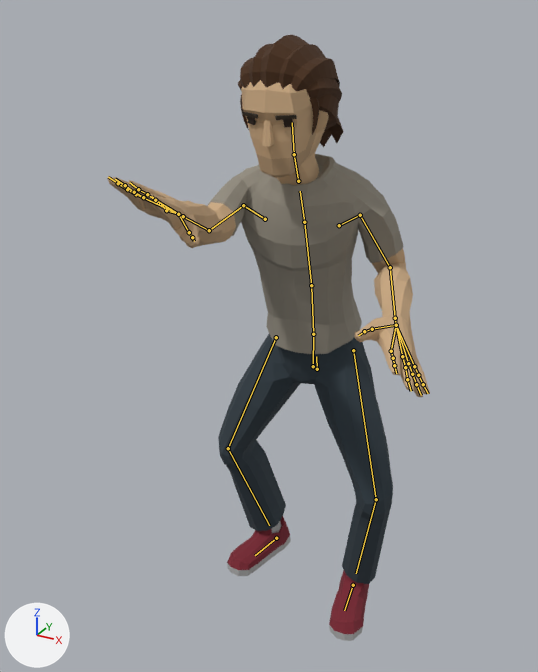
The glTF model app/src/main/assets/characters/Casual2.gltf as it was, and as the next commit left it.
Camera for both pictures: a camera (50 mm lens) standing at (0.867, -1.923, 1.795) and looking at (0.012, -0.368, 1.017). Every picture has the same lights, and +X, +Y and +Z are marked at lower left. The first picture is the older version. Both versions are drawn at frame 576 of the action 'Putt_Stand'; the numbers are the values there. The bones that change, and the others that lie on the model, are drawn over the model as lines.

Names of what the first picture shows: 'Casual2_Body', 'Casual2_Feet', 'Casual2_Head', 'Casual2_Legs'.
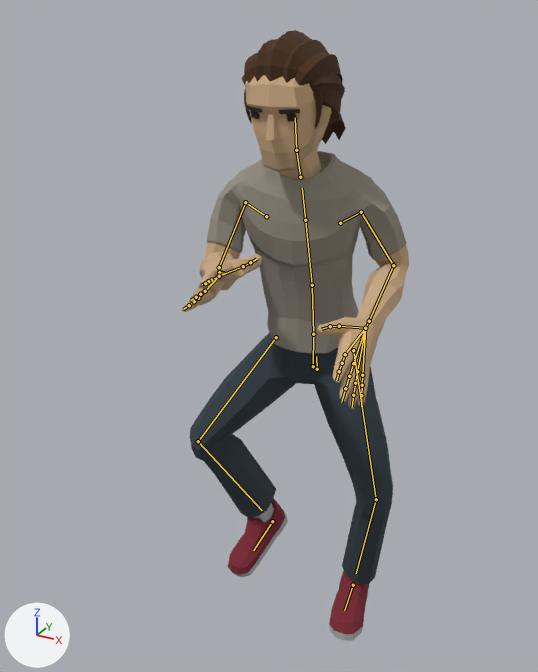
Pixel boxes [x1, y1, x2, y2] of what changed, in the pictures (538 x 672 px):
```json
{"object": "Casual2_Body", "change": "posed", "before": [107, 154, 430, 397], "after": [182, 151, 409, 409], "on screen": "30% narrower, 6% taller"}
{"object": "Casual2_Legs", "change": "posed", "before": [218, 334, 393, 584], "after": [190, 332, 393, 584], "on screen": "16% wider"}
{"object": "Casual2_Head", "change": "posed", "before": [238, 35, 343, 185], "after": [242, 30, 346, 180]}
{"object": "Casual2_Feet", "change": "posed", "before": [227, 516, 369, 641], "after": [228, 498, 369, 641], "on screen": "14% taller"}
{"bone": "Abdomen", "before": "(313, 334) to (311, 285)", "after": "(313, 334) to (312, 285)"}
{"bone": "Torso", "before": "(311, 285) to (304, 222)", "after": "(312, 285) to (305, 220)"}
{"bone": "Chest", "before": "(304, 222) to (300, 191)", "after": "(305, 220) to (302, 187)"}
{"bone": "Head", "before": "(294, 154) to (292, 122)", "after": "(296, 150) to (295, 117)"}
{"bone": "UpperArm.L", "before": "(360, 215) to (390, 267)", "after": "(361, 212) to (393, 265)"}
{"bone": "LowerArm.L", "before": "(390, 267) to (395, 318)", "after": "(393, 265) to (369, 321)"}
{"bone": "UpperArm.R", "before": "(243, 205) to (209, 230)", "after": "(245, 202) to (219, 267)"}
{"bone": "LowerArm.R", "before": "(209, 230) to (183, 216)", "after": "(219, 267) to (219, 275)"}
{"bone": "Wrist.R", "before": "(183, 216) to (178, 214)", "after": "(219, 275) to (219, 276)"}
{"bone": "UpperLeg.R", "before": "(276, 337) to (228, 448)", "after": "(276, 337) to (198, 441)"}
{"bone": "LowerLeg.R", "before": "(228, 448) to (269, 525)", "after": "(198, 441) to (262, 510)"}
{"bone": "Foot.R", "before": "(276, 538) to (255, 555)", "after": "(272, 521) to (253, 550)"}
```

The change, as JSON lines over the scene's bpy script:
```json
{"block": "bone_abdomen", "where": "bone_abdomen = bpy.data.objects['CharacterArmature'].pose.bones['Abdomen']  # child of 'Hips'"}
{"op": "set", "path": "bone_abdomen.rotation_quaternion", "old": "(0.999, 0.047, 0.01, -0.001)", "new": "(0.999, 0.039, 0.01, -0.001)", "note": "degrees (5, 1, 0) -> degrees (4, 1, 0)"}
{"block": "bone_torso", "where": "bone_torso = bpy.data.objects['CharacterArmature'].pose.bones['Torso']  # child of 'Abdomen'"}
{"op": "set", "path": "bone_torso.rotation_quaternion", "old": "(0.998, 0.063, 0.013, -0.004)", "new": "(0.999, 0.052, 0.013, -0.004)", "note": "degrees (7, 2, 0) -> degrees (6, 2, 0)"}
{"block": "bone_chest", "where": "bone_chest = bpy.data.objects['CharacterArmature'].pose.bones['Chest']  # child of 'Torso'"}
{"op": "set", "path": "bone_chest.rotation_quaternion", "old": "(0.999, 0.047, 0.01, -0.004)", "new": "(0.999, 0.039, 0.01, -0.004)", "note": "degrees (5, 1, 0) -> degrees (4, 1, 0)"}
{"block": "bone_head", "where": "bone_head = bpy.data.objects['CharacterArmature'].pose.bones['Head']  # child of 'Neck'"}
{"op": "set", "path": "bone_head.rotation_quaternion", "old": "(0.986, -0.158, -0.042, 0.013)", "new": "(0.989, -0.14, -0.042, 0.011)", "note": "degrees (-18, -4, 2) -> degrees (-16, -5, 2)"}
{"block": "bone_upperarm_l", "where": "bone_upperarm_l = bpy.data.objects['CharacterArmature'].pose.bones['UpperArm.L']  # child of 'Shoulder.L'"}
{"op": "set", "path": "bone_upperarm_l.rotation_quaternion", "old": "(0.835, -0.55, 0.0, -0.009)", "new": "(0.847, -0.531, 0.0, -0.004)", "note": "degrees (-67, -1, -1) -> degrees (-64, 0, 0)"}
{"block": "bone_lowerarm_l", "where": "bone_lowerarm_l = bpy.data.objects['CharacterArmature'].pose.bones['LowerArm.L']  # child of 'UpperArm.L'"}
{"op": "set", "path": "bone_lowerarm_l.rotation_quaternion", "old": "(0.715, 0.204, 0.0, -0.669)", "new": "(0.717, -0.026, 0.0, -0.696)", "note": "degrees (18, 16, -84) -> degrees (-2, -2, -88)"}
{"block": "bone_upperarm_r", "where": "bone_upperarm_r = bpy.data.objects['CharacterArmature'].pose.bones['UpperArm.R']  # child of 'Shoulder.R'"}
{"op": "set", "path": "bone_upperarm_r.rotation_quaternion", "old": "(0.74, 0.221, 0.0, 0.635)", "new": "(0.793, -0.419, 0.0, 0.442)", "note": "degrees (20, -16, 78) -> degrees (-46, 22, 49)"}
{"block": "bone_lowerarm_r", "where": "bone_lowerarm_r = bpy.data.objects['CharacterArmature'].pose.bones['LowerArm.R']  # child of 'UpperArm.R'"}
{"op": "set", "path": "bone_lowerarm_r.rotation_quaternion", "old": "(0.958, 0.285, 0.0, -0.027)", "new": "(0.759, 0.243, 0.0, 0.604)", "note": "degrees (33, 1, -3) -> degrees (23, -17, 74)"}
{"block": "bone_wrist_r", "where": "bone_wrist_r = bpy.data.objects['CharacterArmature'].pose.bones['Wrist.R']  # child of 'LowerArm.R'"}
{"op": "set", "path": "bone_wrist_r.rotation_quaternion", "old": "(1.0, -0.021, 0.0, 0.01)", "new": "(1.0, 0.015, 0.0, 0.016)", "note": "degrees (-2, 0, 1) -> degrees (2, 0, 2)"}
{"block": "bone_upperleg_r", "where": "bone_upperleg_r = bpy.data.objects['CharacterArmature'].pose.bones['UpperLeg.R']  # child of 'Body'"}
{"op": "set", "path": "bone_upperleg_r.rotation_quaternion", "old": "(0.982, -0.179, 0.0, -0.063)", "new": "(0.951, -0.271, 0.0, -0.147)", "note": "degrees (-21, -1, -7) -> degrees (-31, -5, -16)"}
{"block": "bone_lowerleg_r", "where": "bone_lowerleg_r = bpy.data.objects['CharacterArmature'].pose.bones['LowerLeg.R']  # child of 'UpperLeg.R'"}
{"op": "set", "path": "bone_lowerleg_r.rotation_quaternion", "old": "(0.951, 0.166, 0.0, -0.259)", "new": "(0.865, 0.316, 0.0, -0.39)", "note": "degrees (19, 5, -30) -> degrees (34, 14, -44)"}
{"block": "bone_foot_r", "where": "bone_foot_r = bpy.data.objects['CharacterArmature'].pose.bones['Foot.R']  # child of 'Root'"}
{"op": "set", "path": "bone_foot_r.location", "old": "(-0.049, -0.082, 0.0)", "new": "(-0.053, -0.059, -0.089)"}
{"op": "set", "path": "bone_foot_r.rotation_quaternion", "old": "(0.996, 0.0, 0.0, 0.087)", "new": "(0.962, 0.258, 0.022, 0.084)", "note": "degrees (0, 0, 10) -> degrees (30, 0, 10)"}
```
